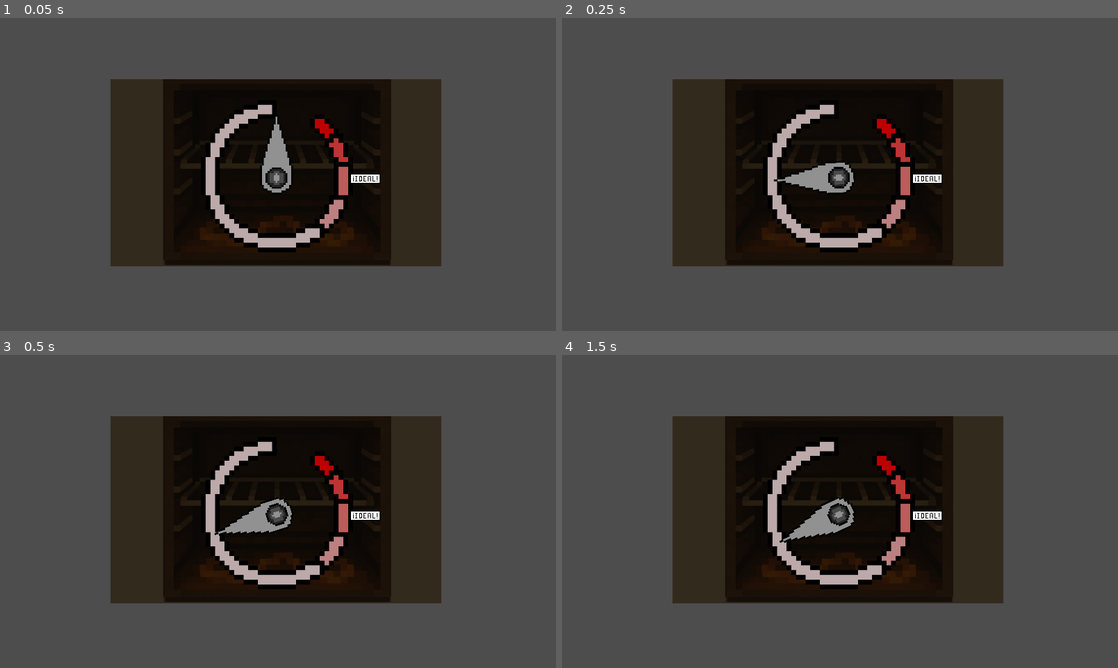
Above: before the commit, frames 1-4 (two rows, left to right).
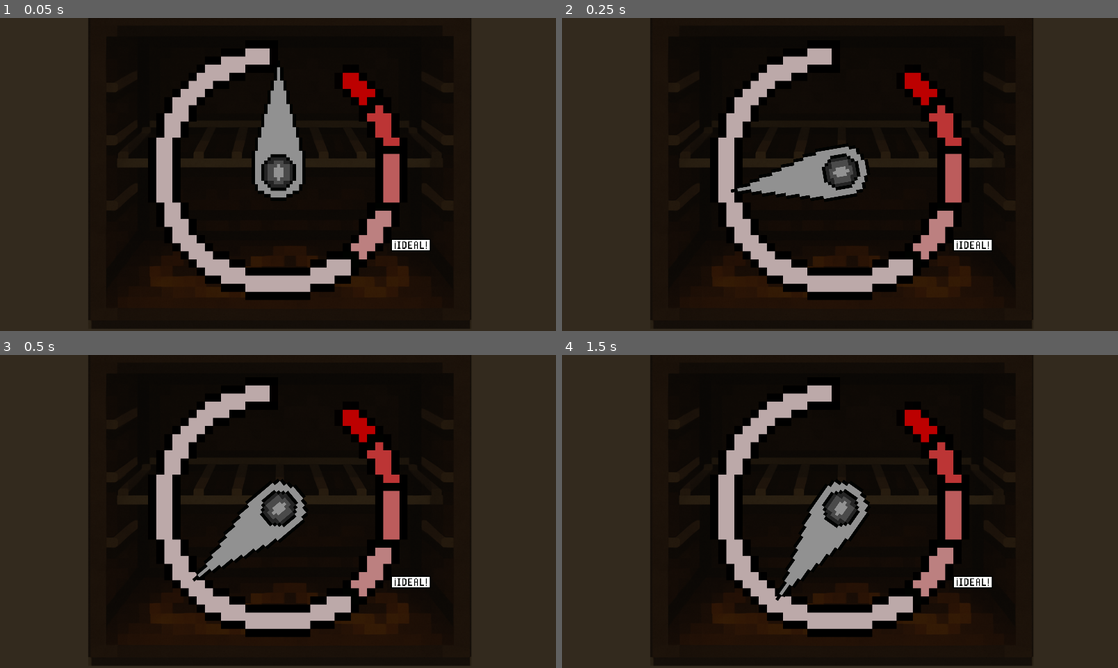
Above: after the commit, the same moments.

Repository: AlanLeo32/Rush---Dine
Game: Godot game, scene res://minigames/cooking/SkillCheck.tscn
Two runs of this game, one before a commit and one after it. Both use one fixed random seed, a clock stepped at 60 frames per second and the inputs below. This scene is started directly instead of the project's main scene.
Inputs (mouse positions are in pixels of both pictures, inside the frame that each line leads up to):
- Up to frame 1 (0.05 s): no input
- Up to frame 2 (0.25 s): no input
- Up to frame 3 (0.5 s): no input
- Up to frame 4 (1.5 s): tap Enter (ui_accept) at 0.5, 0.77, 1.25 s; move the mouse to (962, 495) at 0.52 s; hold Right (ui_right) 0.53-1.25 s; click (962, 495) at 0.67 s; drag from (728, 527) to (762, 436) at 1.27 s

The runs differ from the first frame. In frame 1, 84% of the frame differs, in the area x 0-100%, y 0-100%; in frame 2, 84%; in frame 3, 84%; in frame 4, 84%.
Error before the commit: Invalid access to property or key 'minijuegos' on a base object of type 'Nil'. (res://Globales.gd:129)

Commit message:
cambiosSkillCheck
Cambie el tamaño del juego de skillcheck, y le puse el tema del puntaje.
Las recetas que tienen este minijuego ademas tienen una variable "coccion" que representa el punto de coccion que requiere en el minijuego

Diff:
--- a/rush-n-dine/Globales.gd
+++ b/rush-n-dine/Globales.gd
@@ -46,7 +46,10 @@
 			"minijuegos": [
 				"res://minigames/slicing/main.tscn",
 				"res://minigames/cooking/SkillCheck.tscn"
-			]
+			],
+			# El punto de coccion es necesario para
+			# el minijuego del horno (skillcheck)
+			"coccion": 2
 		},
 				"pescado_asado3": {
 			"nombre": "Pescado Asado3",
--- a/rush-n-dine/minigames/cooking/SkillCheck.gd
+++ b/rush-n-dine/minigames/cooking/SkillCheck.gd
@@ -7,17 +7,14 @@
 @onready var ideal_text = $IdealText
 
 var angle = 0.0
-var speed = 90.0  # grados por segundo
+var speed = 180.0  # grados por segundo
 var rotating = false
 var center = Vector2.ZERO
 #var radius = 100.0  # ajustá esto al tamaño de tu círculo
 var radius
 var color
-var coordsCartel
-var coordsArea1 = Vector2(800, 436)
-var coordsArea2 = Vector2(818, 288)
-var coordsArea3 = Vector2(806, 167)
-var coordsArea4 = Vector2(741, 71)
+var coordsCartel = [Vector2(1336, 720), Vector2(1389, 483), Vector2(1376, 272), Vector2(1295, 127)]
+var pos_text = Vector2.ZERO
 var deltaGlobal = 0
 
 func _ready():
@@ -25,7 +22,10 @@
 	center = background.global_position + background.size * 0.5 + Vector2(50, 80)
 	#radius = min(background.size.x, background.size.y) * 0.5 - 0.0  # margen interior
 	radius = 0
-	ideal_text.set_global_position(coordsArea2)
+	#var coccion = Globales.receta_actual["coccion"]
+	var coccion = 1 # ESTO ESTA HARDCODEADO PARA PROBAR CORRIENDO SOLO ESTA ESCENA, USAR LA LINEA DE ARRIBA
+	pos_text = coordsCartel[coccion-1]
+	ideal_text.set_global_position(pos_text)
 	start_skill_check()
 
 
@@ -59,11 +59,17 @@
 			check_success()
 
 func check_success():
-	print(color)
+	var area_resultado
 	var overlapping_areas = $Needle/StaticBody2D.get_overlapping_areas()
 	for area in overlapping_areas:
 		print("Tocando: ", area.name)
-	terminar_minijuego()
+		area_resultado = int(area.name.substr(4))
+		print(area_resultado)
+	#terminar_minijuego()
+
+func calcular_puntaje():
+	var puntaje_final
+	#calcular en base a la lejania de la zona de coccion objetivo
 
 func terminar_minijuego():
 	print('fin minijuego skillcheck')
--- a/rush-n-dine/minigames/cooking/SkillCheck.tscn
+++ b/rush-n-dine/minigames/cooking/SkillCheck.tscn
@@ -12,20 +12,19 @@
 
 [node name="Control" type="Control"]
 layout_mode = 3
-anchors_preset = 0
 offset_left = 12.0
 offset_top = 3.0
-offset_right = 146.0
-offset_bottom = 132.0
+offset_right = 213.0
+offset_bottom = 190.0
 script = ExtResource("1_y1pqp")
 
 [node name="BackgroundImg" type="TextureRect" parent="."]
 modulate = Color(0.248285, 0.240283, 0.227044, 1)
 layout_mode = 0
-offset_left = -11.0
-offset_top = -8.0
-offset_right = 1131.0
-offset_bottom = 637.0
+offset_left = -12.0
+offset_top = -3.0
+offset_right = 1908.0
+offset_bottom = 1077.0
 texture = ExtResource("2_ugpo5")
 
 [node name="BgCircle" type="TextureRect" parent="."]
@@ -35,10 +34,10 @@
 anchor_top = 0.5
 anchor_right = 0.5
 anchor_bottom = 0.5
-offset_left = 233.0
-offset_top = -1.5
-offset_right = 759.0
-offset_bottom = 523.5
+offset_left = 196.5
+offset_top = -19.5
+offset_right = 1497.5
+offset_bottom = 876.5
 grow_horizontal = 2
 grow_vertical = 2
 texture = ExtResource("3_ugpo5")
@@ -49,26 +48,30 @@
 [node name="Area1" type="Area2D" parent="BgCircle"]
 
 [node name="CollisionPolygon2D" type="CollisionPolygon2D" parent="BgCircle/Area1"]
-polygon = PackedVector2Array(398, 427, 464, 335, 507, 338, 469, 396, 432, 440)
+position = Vector2(509, 271)
+polygon = PackedVector2Array(368, 448, 465, 293, 572, 297, 523, 411, 418, 518)
 
 [node name="Area2" type="Area2D" parent="BgCircle"]
 
 [node name="CollisionPolygon2D" type="CollisionPolygon2D" parent="BgCircle/Area2"]
-polygon = PackedVector2Array(465, 334, 507, 337, 505, 222, 467, 222)
+position = Vector2(544, 172)
+polygon = PackedVector2Array(430, 390, 538, 394, 546, 199, 452, 207)
 
 [node name="Area3" type="Area2D" parent="BgCircle"]
 
 [node name="CollisionPolygon2D" type="CollisionPolygon2D" parent="BgCircle/Area3"]
-polygon = PackedVector2Array(468, 221, 505, 221, 464, 119, 430, 147)
+position = Vector2(525, 127)
+polygon = PackedVector2Array(473, 251, 565, 243, 488, 68, 391, 120)
 
 [node name="Area4" type="Area2D" parent="BgCircle"]
 
 [node name="CollisionPolygon2D" type="CollisionPolygon2D" parent="BgCircle/Area4"]
-polygon = PackedVector2Array(464, 119, 396, 58, 373, 87, 428, 145)
+position = Vector2(516, 61)
+polygon = PackedVector2Array(497, 133, 380, 33, 316, 59, 400, 185)
 
 [node name="Needle" type="Sprite2D" parent="."]
-position = Vector2(562, 331)
-scale = Vector2(0.566667, 0.56)
+position = Vector2(950, 528)
+scale = Vector2(0.910975, 0.960592)
 texture = ExtResource("5_ugpo5")
 centered = false
 offset = Vector2(-294, -436)
@@ -84,12 +87,9 @@
 
 [node name="IdealText" type="TextureRect" parent="."]
 layout_mode = 0
-offset_left = 741.0
-offset_top = 71.0
-offset_right = 869.0
-offset_bottom = 181.0
+offset_left = 1336.0
+offset_top = 720.0
+offset_right = 1504.0
+offset_bottom = 861.0
 texture = ExtResource("6_d05sy")
 expand_mode = 1
-
-[node name="Camera2D" type="Camera2D" parent="."]
-position = Vector2(567, 320)
